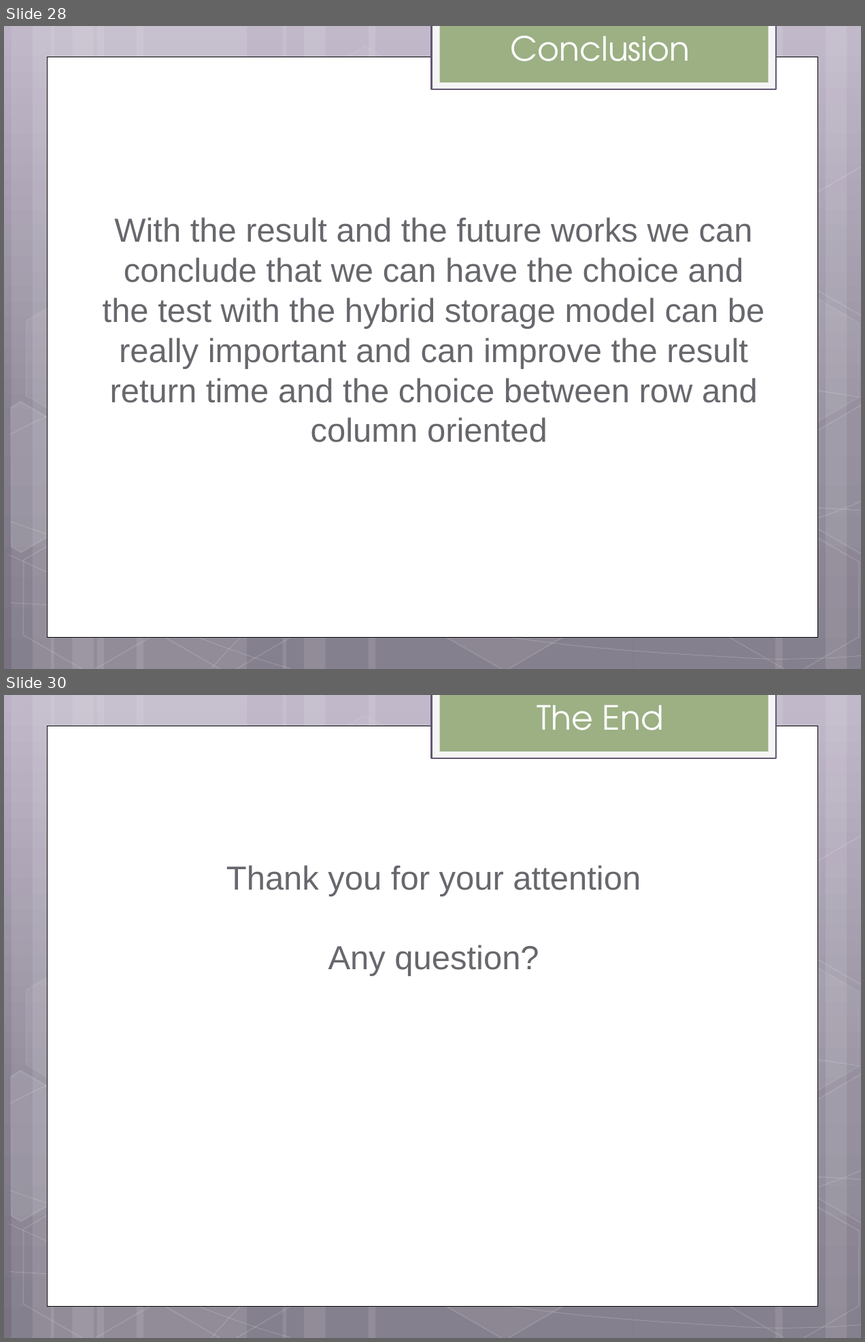
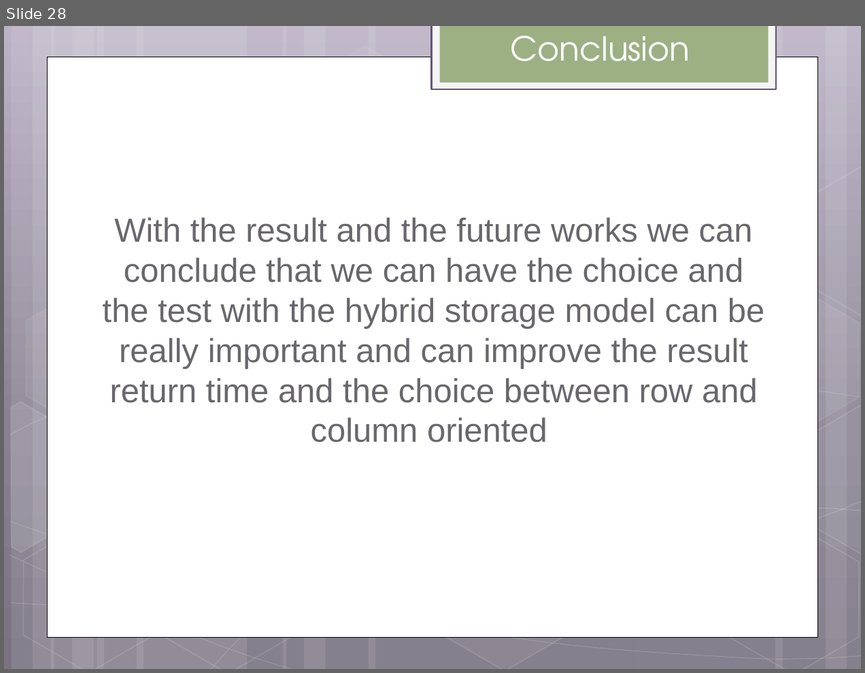
Before and after one commit to helpcat/bigdataworkshop2, a slide deck: slides/MonetDB workshop.pptx. Shown one above the other, each under a label of ours: slides 28 and 30 before the commit, slide 28 after it; the slides between them are not shown. The pictures are 865x1342 and 865x673 pixels, drawn with LibreOffice and Linux fonts; fonts in the diff are those of the drawing. Boxes give left, top, right and bottom in pixels: in the first picture for what was removed or moved away, otherwise in the second. Text is boxed around its words. In the diff, an @@ line names an element or a change of style, - is before the commit and + after.

```diff
--- a/slides/MonetDB workshop.pptx
+++ b/slides/MonetDB workshop.pptx
@@ slide 30 removed at [4,695,861,1338], background gradient #BCB3C6 to #898193 to #797282; not listed: 31 template elements that a slide beside it also shows @@
@@ title removed at [537,705,664,730] @@
-The End
@@ text removed at [226,865,640,976] @@
-Thank you for your attention
-Any question?
```
Also in this commit, not shown: 5 slides changed, 2 other files.
